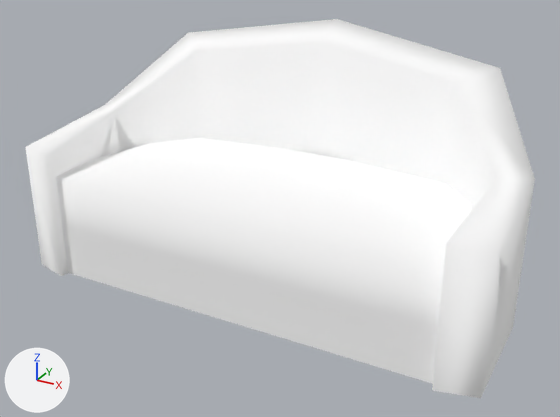
An edit to the glTF model public/3d/item/model__item__room.ofs_3053_0/3053IMRL03_04.gltf, drawn before and after from the same camera.
One viewpoint serves both versions: a 50 mm camera at (1.39, -2.56, 1.59) aimed at (0.02, -0.06, 0.34). The axes (+X, +Y, +Z) are drawn at lower left. The lights are the same throughout. The first picture is the older version.

Objects in the first picture: '3053IMRL03_04'.
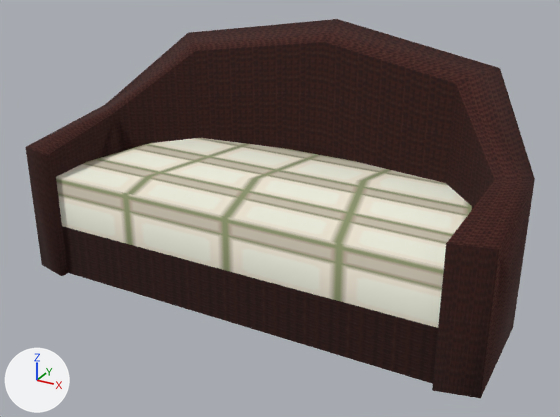
Changed parts and their boxes [x1, y1, x2, y2] in the pictures (560 x 417 px):
'3053IMRL03_04', surface changed (darker)
    both: [25, 19, 535, 398]

The change, as a list of edits to the scene's bpy script:
```text
Add img_imrl03_04_2:
    img_imrl03_04_2 = load_image('imrl03_04_2', '_unpacked/imrl03_04_2', 32, 32, 'sRGB')
Add img_imrl03_04_1:
    img_imrl03_04_1 = load_image('imrl03_04_1', '_unpacked/imrl03_04_1', 32, 32, 'sRGB')
Add img_imrl03_04_0:
    img_imrl03_04_0 = load_image('imrl03_04_0', '_unpacked/imrl03_04_0', 32, 32, 'sRGB')
Change mat_imrl03_04_0:
    remove mat_imrl03_04_0.base_color = (1.0, 1.0, 1.0)  # white #ffffff
    add mat_imrl03_04_0.texture = img_imrl03_04_0
Change mat_imrl03_04_1:
    remove mat_imrl03_04_1.base_color = (1.0, 1.0, 1.0)  # white #ffffff
    add mat_imrl03_04_1.texture = img_imrl03_04_1
Change mat_imrl03_04_2:
    remove mat_imrl03_04_2.base_color = (1.0, 1.0, 1.0)  # white #ffffff
    add mat_imrl03_04_2.texture = img_imrl03_04_2
```
